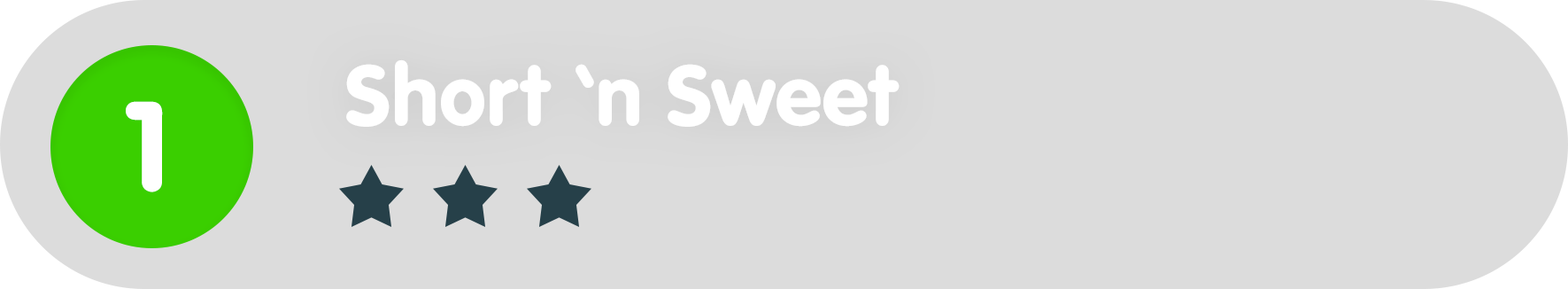
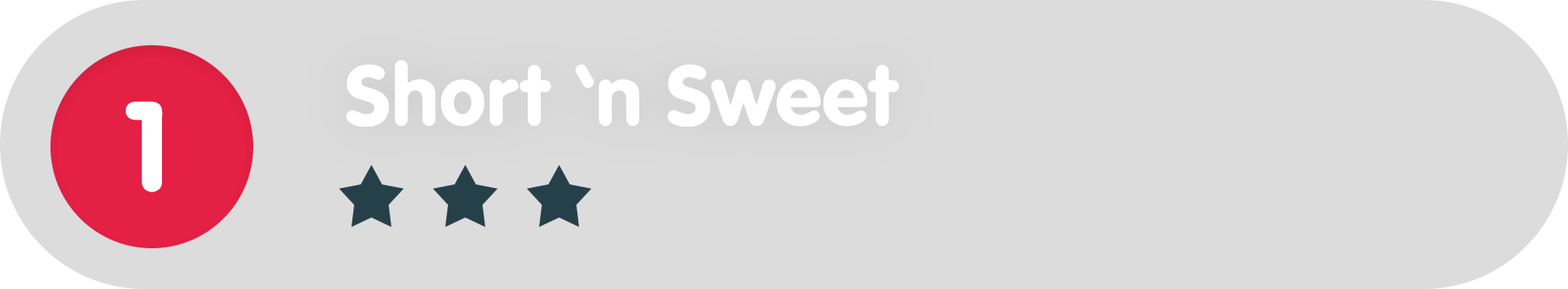
Two versions of the same layered image (1568×289). Layer-by-layer changes:
painted on "Ellipse_green" over [left=50, top=45, right=254, bottom=248]
